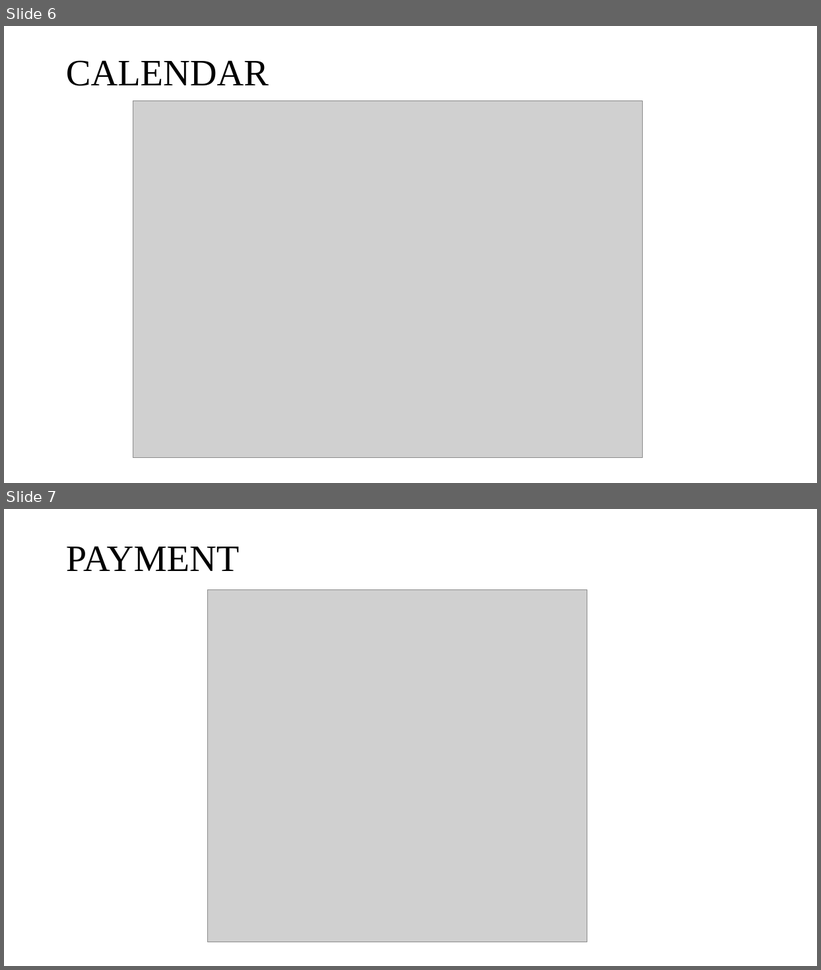
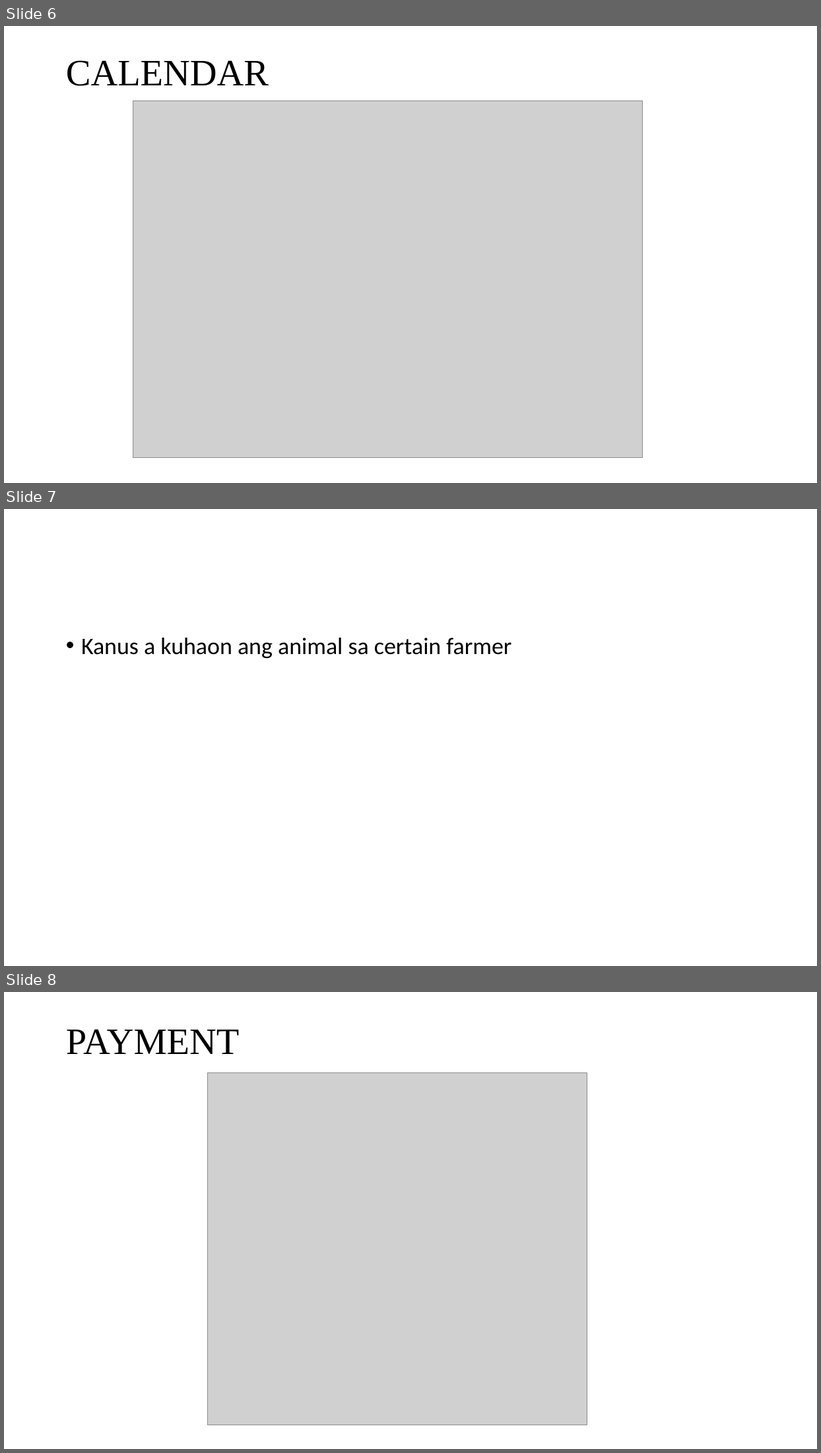
Before and after one commit to wingled22/wiggly_v2, a slide deck: MEAT-DEALERS-SIDE.pptx. Shown one above the other, each under a label of ours: slides 6 and 7 before the commit, slides 6, 7 and 8 after it. The pictures are 821x970 and 821x1453 pixels, drawn with LibreOffice and Linux fonts; fonts in the diff are those of the drawing; grey boxes stand for pictures. Boxes give left, top, right and bottom in pixels: in the first picture for what was removed or moved away, otherwise in the second. Text is boxed around its words. In the diff, an @@ line names an element or a change of style, - is before the commit and + after.

Commit message:
modified ppt meat dealer

```diff
--- a/MEAT-DEALERS-SIDE.pptx
+++ b/MEAT-DEALERS-SIDE.pptx
@@ slide 7 added at (4,509,817,966), background #FFFFFF @@
@@ text added at (81,638,512,658), 28 pt, text #000000 @@
+• Kanus a kuhaon ang animal sa certain farmer
@@ what was slide 7 is now slide 8 @@
```
